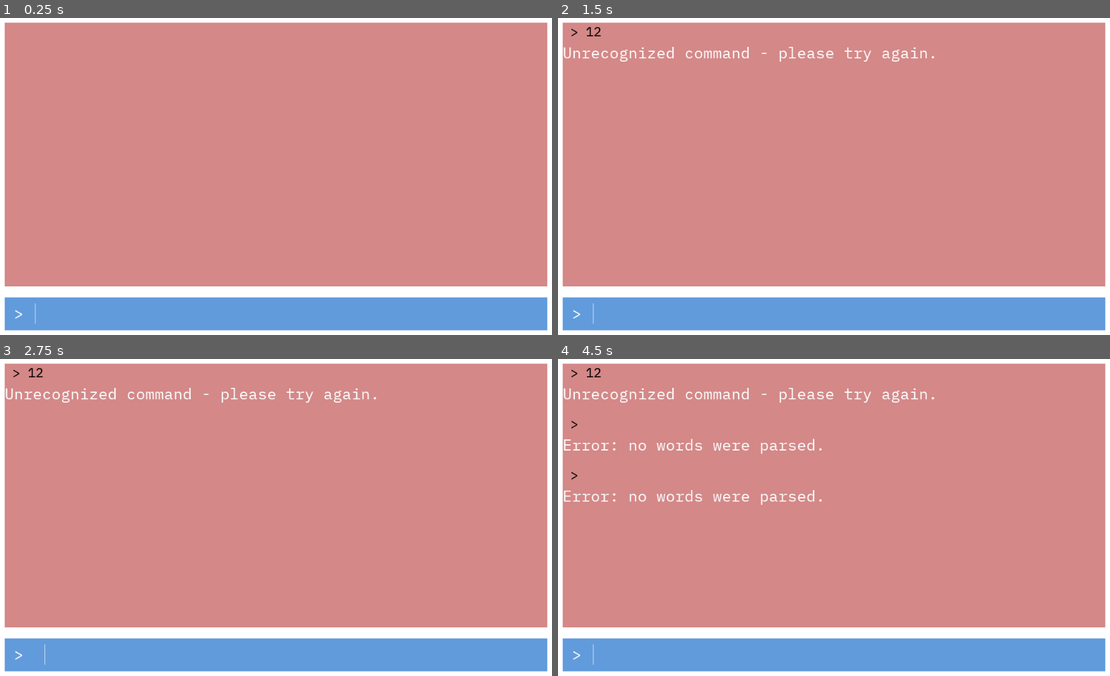
Above: before the commit, frames 1-4 (two rows, left to right).
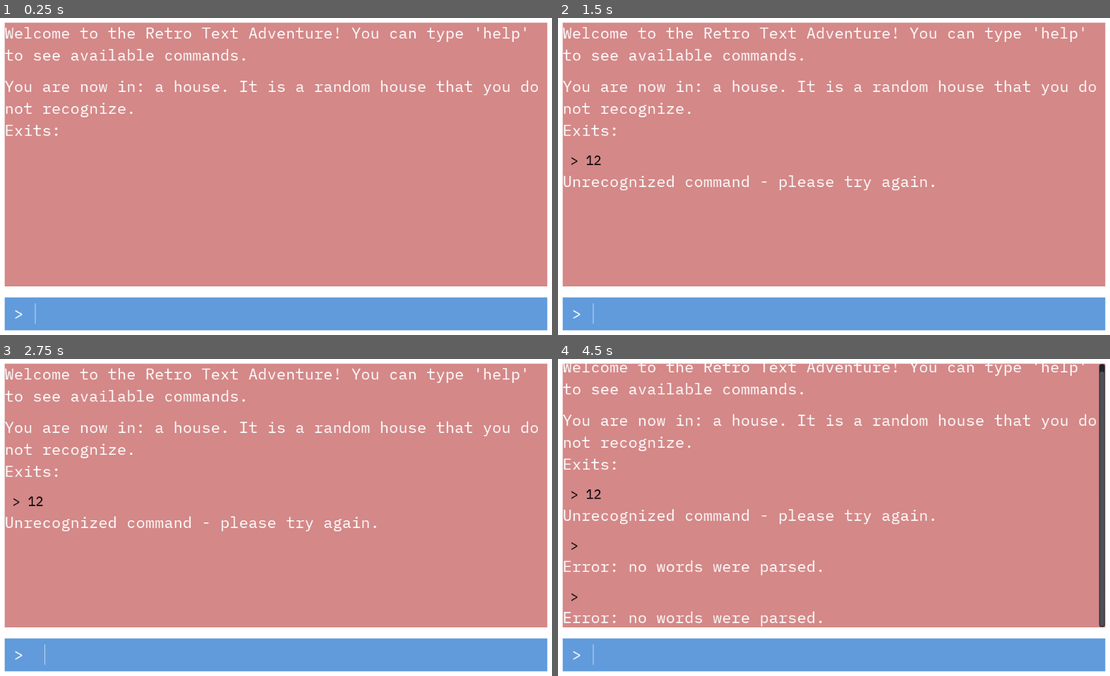
Above: after the commit, the same moments.

Repository: DesertDragen/Text-Adventure-Game
Game: Godot game, scene res://scenes/Game.tscn
Two runs of this game, one before a commit and one after it. Both use one fixed random seed, a clock stepped at 60 frames per second and the inputs below.
Inputs (mouse positions are in pixels of both pictures, inside the frame that each line leads up to):
- Up to frame 1 (0.25 s): no input
- Up to frame 2 (1.5 s): click (850, 312) at 0.52 s; type "12" at 0.6 s; tap Enter at 1.25 s
- Up to frame 3 (2.75 s): tap Space at 2 s
- Up to frame 4 (4.5 s): tap Enter at 2.75, 4.25 s; tap Space at 3.5 s

The runs differ from the first frame. In frame 1, 2.5% of the frame differs, in the area x 0-98%, y 2-38%; in frame 2, 3.7%; in frame 3, 3.7%; in frame 4, 6.4%, in the area x 0-100%, y 1-85%.

Commit message:
Finished the code for the room implementation

Diff:
--- a/project.godot
+++ b/project.godot
@@ -7,6 +7,16 @@
 ;   param=value ; assign values to parameters
 
 config_version=4
+
+_global_script_classes=[ {
+"base": "PanelContainer",
+"class": "Room1",
+"language": "GDScript",
+"path": "res://scenes/Room.gd"
+} ]
+_global_script_class_icons={
+"Room1": ""
+}
 
 [application]
 
--- a/scenes/Game.tscn
+++ b/scenes/Game.tscn
@@ -101,8 +101,8 @@
 margin_top = -378.0
 margin_right = 257.0
 margin_bottom = -178.0
-room_name = "House"
-room_description = "PC Room"
+room_name = "a house"
+room_description = "a random house that you do not recognize."
 
 [connection signal="text_entered" from="Background/MarginContainer/Rows/InputArea/Columns/Input" to="." method="_on_Input_text_entered"]
 [connection signal="text_entered" from="Background/MarginContainer/Rows/InputArea/Columns/Input" to="Background/MarginContainer/Rows/InputArea/Columns/Input" method="_on_Input_text_entered"]
--- a/scenes/Room.gd
+++ b/scenes/Room.gd
@@ -1,5 +1,5 @@
 extends PanelContainer
-
+class_name Room1
 
 export (String) var room_name = "Room Name"
 export (String) var room_description = "This is the description of the room."
--- a/scripts/CommandProcessor.gd
+++ b/scripts/CommandProcessor.gd
@@ -7,7 +7,7 @@
 
 
 func initilize(starting_room):
-	current_room = starting_room
+	change_room(starting_room)
 
 
 func process_command(input: String) -> String:
@@ -42,3 +42,13 @@
 
 func help() -> String:
 	return "You can use these commands: help, go [location]"
+
+
+# new_room is of type Room (class)
+func change_room(new_room: Room1):
+	current_room = new_room
+	var strings = PoolStringArray([
+		"You are now in: " + new_room.room_name + ". It is " + new_room.room_description,
+		"Exits: "
+	]).join("\n")
+	emit_signal("response_generated", strings)
--- a/scripts/Game.gd
+++ b/scripts/Game.gd
@@ -21,8 +21,12 @@
 	scrollbar.connect("changed", self, "handle_scrollbar_changed")
 	# Set a max baseline for the scroll length
 	max_scroll_length = scrollbar.max_value
+
+	handle_response_generated("Welcome to the Retro Text Adventure! You can type 'help' to see available commands.")
+
 	# Connect this first so that the player gets the message first
 	command_processor.connect("response_generated", self, "handle_response_generated")
+	# Initializes the game and prints out the new room message
 	command_processor.initilize(room_manager.get_child(0))
 
 
@@ -47,7 +51,7 @@
 	add_response_to_game(input_response)
 
 
-func handle_response_generated(response_text):
+func handle_response_generated(response_text: String):
 	# Create a new instance of Response
 	var response = Response.instance()
 	response.text = response_text
